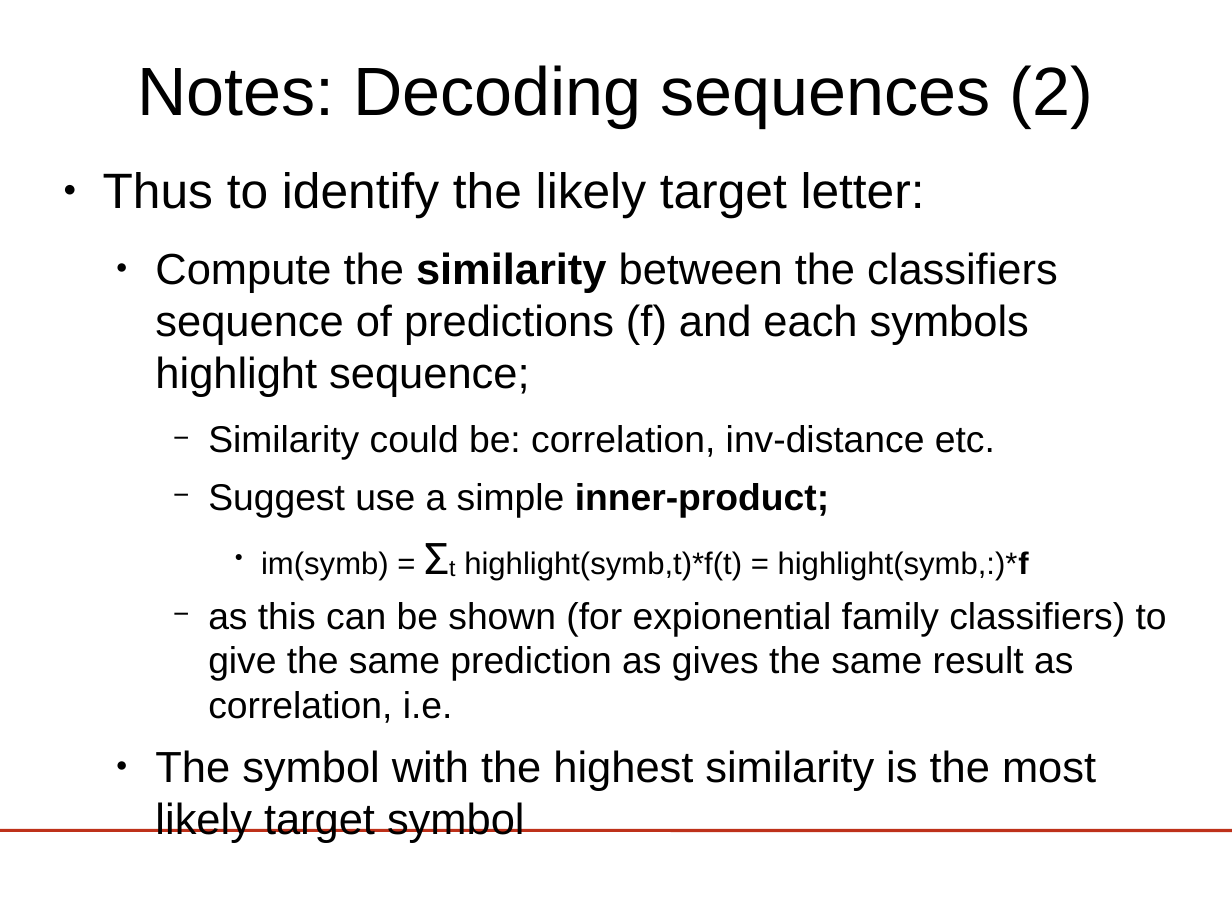
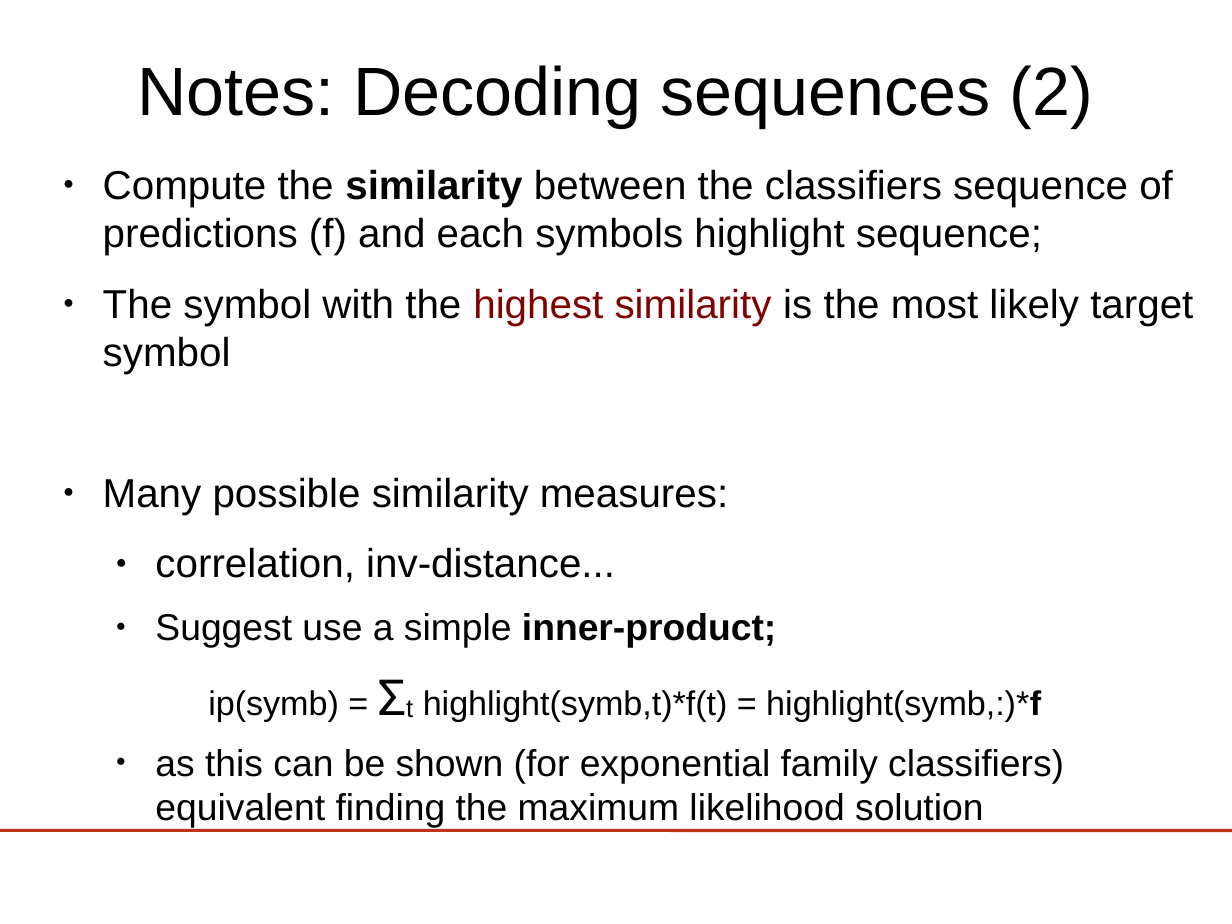
Before and after one commit to jadref/buffer_bci, a slide deck: slide 22 of tutorial/lect5-visspell/visualSpeller.odp (slide 34 before the commit). Drawn at 1232x924 pixels with LibreOffice and Linux fonts; fonts in the diff are those of the drawing; background and template pictures are left out. Boxes give left, top, right and bottom in pixels: in the first picture for what was removed or moved away, otherwise in the second. Text is boxed around its words. In the diff, an @@ line names an element or a change of style, - is before the commit and + after.

```diff
--- a/tutorial/lect5-visspell/visualSpeller.odp
+++ b/tutorial/lect5-visspell/visualSpeller.odp
@@ text at [103, 172, 925, 218]: paragraph removed @@
-● Thus to identify the likely target letter:
@@ text at [103, 169, 1173, 648]: size 28 to 26 pt in "Compute the similarity between the classifiers sequence ..."; list level 2 to 1 in "Compute the similarity between the ..."; bullet − to ●; list level 3 to 2 in "Suggest use a simple inner-product;" @@
@@ text at [103, 288, 1193, 583]: text changed; size 24 to 26 pt @@
-    − Similarity could be: correlation, inv-distance etc.
+● The symbol with the highest similarity is the most likely target symbol
+● Many possible similarity measures:
+  ● correlation, inv-distance...
@@ text at [155, 690, 1064, 828]: text changed @@
-      ● im(symb) = Σt highlight(symb,t)*f(t) = highlight(symb,:)*f
-    − as this can be shown (for expionential family classifiers) to give the same prediction as gives the same result as correlation, i.e.
-  ● The symbol with the highest similarity is the most likely target symbol
+    ip(symb) = Σt highlight(symb,t)*f(t) = highlight(symb,:)*f
+  ● as this can be shown (for exponential family classifiers) equivalent finding the maximum likelihood solution
```
Also in this commit, not shown: 4 other slides changed, 5 slides added, 1 slide removed, 1 other file.
